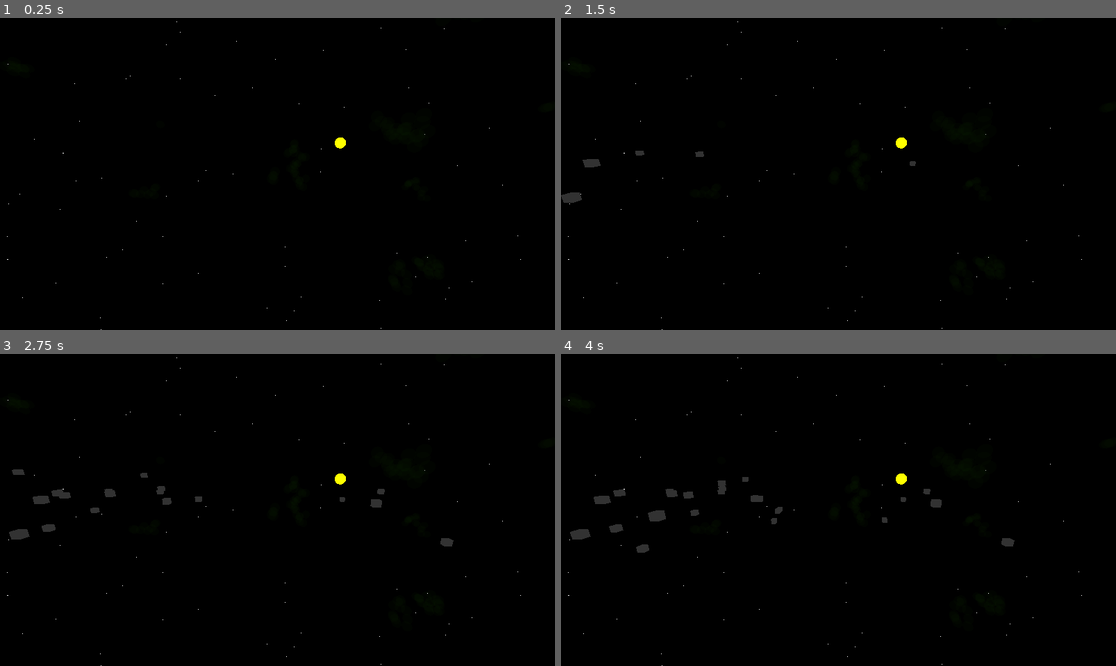
Above: before the commit, frames 1-4 (two rows, left to right).
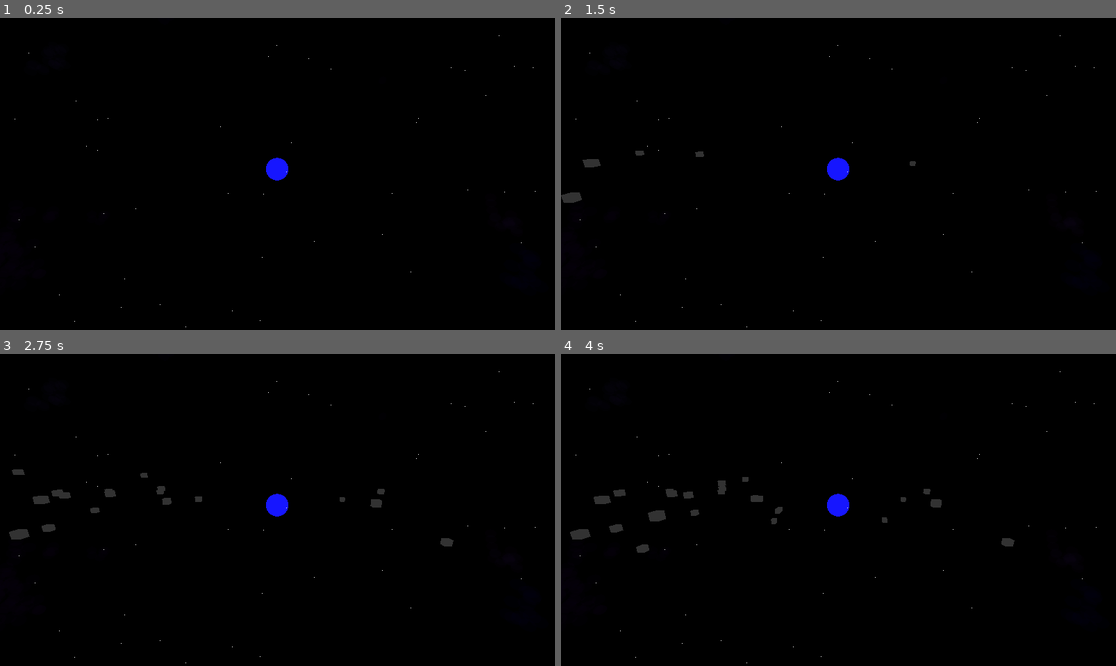
Above: after the commit, the same moments.

Repository: SidewaysFox/faster-than-faster-than-light
Game: Godot game, scene res://space.tscn
Two runs of this game, one before a commit and one after it. Both use one fixed random seed, a clock stepped at 60 frames per second and the inputs below.
Inputs:
- Up to frame 1 (0.25 s): no input
- Up to frame 2 (1.5 s): tap Enter at 0.5 s
- Up to frame 3 (2.75 s): no input
- Up to frame 4 (4 s): no input

The runs differ from the first frame. In frame 1, 0.3% of the frame differs, in the area x 1-97%, y 1-100%; in frame 2, 0.3%; in frame 3, 0.3%; in frame 4, 0.3%.

Commit message:
better visuals
yeah they're better now

Diff:
--- a/faster-than-faster-than-light/bg_nebula.tscn
+++ b/faster-than-faster-than-light/bg_nebula.tscn
@@ -1,17 +1,20 @@
 [gd_scene load_steps=3 format=3 uid="uid://dn8u0s6bv084r"]
 
 [sub_resource type="StandardMaterial3D" id="StandardMaterial3D_qgsab"]
+resource_local_to_scene = true
 transparency = 1
 albedo_color = Color(0, 0.392157, 1, 0.196078)
 emission_enabled = true
 emission = Color(0.196078, 0.196078, 0.196078, 1)
 emission_energy_multiplier = 0.1
 
-[sub_resource type="SphereMesh" id="SphereMesh_qgsab"]
+[sub_resource type="SphereMesh" id="SphereMesh_5miou"]
 resource_local_to_scene = true
 material = SubResource("StandardMaterial3D_qgsab")
 radius = 30.0
 height = 60.0
+radial_segments = 16
+rings = 8
 
 [node name="BGNebula" type="MeshInstance3D"]
-mesh = SubResource("SphereMesh_qgsab")
+mesh = SubResource("SphereMesh_5miou")
--- a/faster-than-faster-than-light/bg_star.tscn
+++ b/faster-than-faster-than-light/bg_star.tscn
@@ -1,14 +1,18 @@
 [gd_scene load_steps=3 format=3 uid="uid://we015wgfhmco"]
 
 [sub_resource type="StandardMaterial3D" id="StandardMaterial3D_81qv8"]
+resource_local_to_scene = true
 emission_enabled = true
 emission = Color(1, 1, 1, 1)
 emission_energy_multiplier = 16.0
 
 [sub_resource type="SphereMesh" id="SphereMesh_xsk27"]
+resource_local_to_scene = true
 material = SubResource("StandardMaterial3D_81qv8")
 radius = 0.6
 height = 1.2
+radial_segments = 6
+rings = 3
 
 [node name="BGStar" type="MeshInstance3D"]
 mesh = SubResource("SphereMesh_xsk27")
--- a/faster-than-faster-than-light/project.godot
+++ b/faster-than-faster-than-light/project.godot
@@ -28,3 +28,7 @@
 "events": [Object(InputEventKey,"resource_local_to_scene":false,"resource_name":"","device":-1,"window_id":0,"alt_press …(193 unchanged characters)…
 ]
 }
+
+[rendering]
+
+renderer/rendering_method="mobile"
--- a/faster-than-faster-than-light/space.gd
+++ b/faster-than-faster-than-light/space.gd
@@ -4,25 +4,32 @@
 @export var bg_star: PackedScene
 @export var bg_nebula: PackedScene
 
+var system_types: Array[int] = [1, 1, 1, 1, 1, 1, 1, 1, 1, 2, 2, 2, 2, 3]
+var star_colours: Array[Color] = [Color(1, 1, 0), Color(1, 0.3, 0), Color(1, 0.1, 0), Color(1, 1, 1), Color(0.6, 0.6, 1), Color(0.3, 0.3, 1), Color(0.1, 0.1, 1)]
+
 
 func _ready() -> void:
-	var z = randf_range(-4000, -400)
-	var x = randf_range(z * -1.25, z * 1.25)
-	var y = randf_range(z * 1.2, z * -0.5)
-	$Background/MainStar.position = Vector3(x, y, z)
+	for i in system_types.pick_random():
+		var z: float = randf_range(-3000, -300)
+		var x: float = randf_range(z * -1.25, z * 1.25)
+		var y: float = randf_range(z / 0.8, z / -2.3)
+		var colour = star_colours.pick_random()
+		$Background.get_node("MainStar" + str(i + 1)).mesh.material.color = colour
+		$Background.get_node("MainStar" + str(i + 1)).mesh.material.emission = colour
+		$Background.get_node("MainStar" + str(i + 1)).position = Vector3(x, y, z)
 	var nebula_pos: Vector3
-	var nebula_colour: Color
+	var nebula_colour: Color = Color(randf_range(0.1, 1.0), randf_range(0.1, 1.0), randf_range(0.1, 1.0))
 	for i in randi_range(1, 20):
 		nebula_pos = Vector3(randf_range(-2000, 2000), randf_range(-1000, 800), randf_range(-2000, -800))
-		nebula_colour = Color(randf_range(0.1, 1.0), randf_range(0.1, 1.0), randf_range(0.1, 1.0))
+		nebula_colour += Color(randf_range(-0.1, 0.1), randf_range(-0.1, 0.1), randf_range(-0.1, 0.1))
 		if randi_range(0, 40) == 4:
 			print("yes")
-			for j in randi_range(100, 300):
+			for j in randi_range(50, 300):
 				var new_nebula = bg_nebula.instantiate()
 				new_nebula.position = nebula_pos
 				new_nebula.mesh.material.color = Color(nebula_colour, 0.01)
 				new_nebula.mesh.material.emission = Color(nebula_colour)
-				nebula_pos += Vector3(randf_range(-40, 40), randf_range(-40, 40), randf_range(-40, 40))
+				nebula_pos += Vector3(randf_range(-75, 75), randf_range(-75, 75), randf_range(-75, 75))
 				$Background.add_child(new_nebula)
 		else:
 			for j in randi_range(1, 25):
@@ -32,7 +39,7 @@
 				new_nebula.mesh.material.emission = Color(nebula_colour)
 				nebula_pos += Vector3(randf_range(-50, 50), randf_range(-50, 50), randf_range(-50, 50))
 				$Background.add_child(new_nebula)
-	for i in randi_range(800, 1600):
+	for i in randi_range(400, 1000):
 		var new_star = bg_star.instantiate()
 		new_star.position = Vector3(randf_range(-1500, 1500), randf_range(-1500, 1500), randf_range(-1500, -200))
 		$Background.add_child(new_star)
--- a/faster-than-faster-than-light/space.tscn
+++ b/faster-than-faster-than-light/space.tscn
@@ -8,13 +8,33 @@
 [sub_resource type="Environment" id="Environment_d5lh8"]
 background_energy_multiplier = 0.0
 
-[sub_resource type="StandardMaterial3D" id="StandardMaterial3D_d5lh8"]
-albedo_color = Color(1, 1, 0, 1)
+[sub_resource type="StandardMaterial3D" id="StandardMaterial3D_rxlph"]
+albedo_color = Color(1, 0.470588, 0, 1)
 emission_enabled = true
-emission = Color(1, 1, 0, 1)
+emission = Color(1, 0.470588, 0, 1)
 
-[sub_resource type="SphereMesh" id="SphereMesh_81phd"]
-material = SubResource("StandardMaterial3D_d5lh8")
+[sub_resource type="SphereMesh" id="SphereMesh_ulv8f"]
+material = SubResource("StandardMaterial3D_rxlph")
+radius = 100.0
+height = 200.0
+
+[sub_resource type="StandardMaterial3D" id="StandardMaterial3D_w5eul"]
+albedo_color = Color(1, 0.470588, 0, 1)
+emission_enabled = true
+emission = Color(1, 0.470588, 0, 1)
+
+[sub_resource type="SphereMesh" id="SphereMesh_b5fhv"]
+material = SubResource("StandardMaterial3D_w5eul")
+radius = 100.0
+height = 200.0
+
+[sub_resource type="StandardMaterial3D" id="StandardMaterial3D_4fhbr"]
+albedo_color = Color(1, 0.470588, 0, 1)
+emission_enabled = true
+emission = Color(1, 0.470588, 0, 1)
+
+[sub_resource type="SphereMesh" id="SphereMesh_1vxpe"]
+material = SubResource("StandardMaterial3D_4fhbr")
 radius = 100.0
 height = 200.0
 
@@ -28,9 +48,17 @@
 
 [node name="Background" type="Node3D" parent="."]
 
-[node name="MainStar" type="MeshInstance3D" parent="Background"]
-transform = Transform3D(1, 0, 0, 0, 1, 0, 0, 0, 1, -500, 0, -1000)
-mesh = SubResource("SphereMesh_81phd")
+[node name="MainStar1" type="MeshInstance3D" parent="Background"]
+transform = Transform3D(1, 0, 0, 0, 1, 0, 0, 0, 1, 0, 0, 2000)
+mesh = SubResource("SphereMesh_ulv8f")
+
+[node name="MainStar2" type="MeshInstance3D" parent="Background"]
+transform = Transform3D(1, 0, 0, 0, 1, 0, 0, 0, 1, 0, 0, 2000)
+mesh = SubResource("SphereMesh_b5fhv")
+
+[node name="MainStar3" type="MeshInstance3D" parent="Background"]
+transform = Transform3D(1, 0, 0, 0, 1, 0, 0, 0, 1, 0, 0, 2000)
+mesh = SubResource("SphereMesh_1vxpe")
 
 [node name="Camera3D" type="Camera3D" parent="."]
 transform = Transform3D(1, 0, 0, 0, 0.965926, 0.258819, 0, -0.258819, 0.965926, 0, 50, 100)
--- a/faster-than-faster-than-light/starship.gd
+++ b/faster-than-faster-than-light/starship.gd
@@ -34,8 +34,6 @@
 		global_position = Vector3(randf_range(50, 50), randf_range(-25, 25), randf_range(-10, -150))
 	jump_destination = Vector3(randf_range(-200, -50) * team, randf_range(-25, 25), randf_range(-10, -150))
 	$JumpDelay.start(randf() * 3)
-	print(global_position)
-	print(jump_destination)
 
 
 func _process(delta: float) -> void:
Not shown: 1 places in faster-than-faster-than-light/space.tscn that only renumber resources
